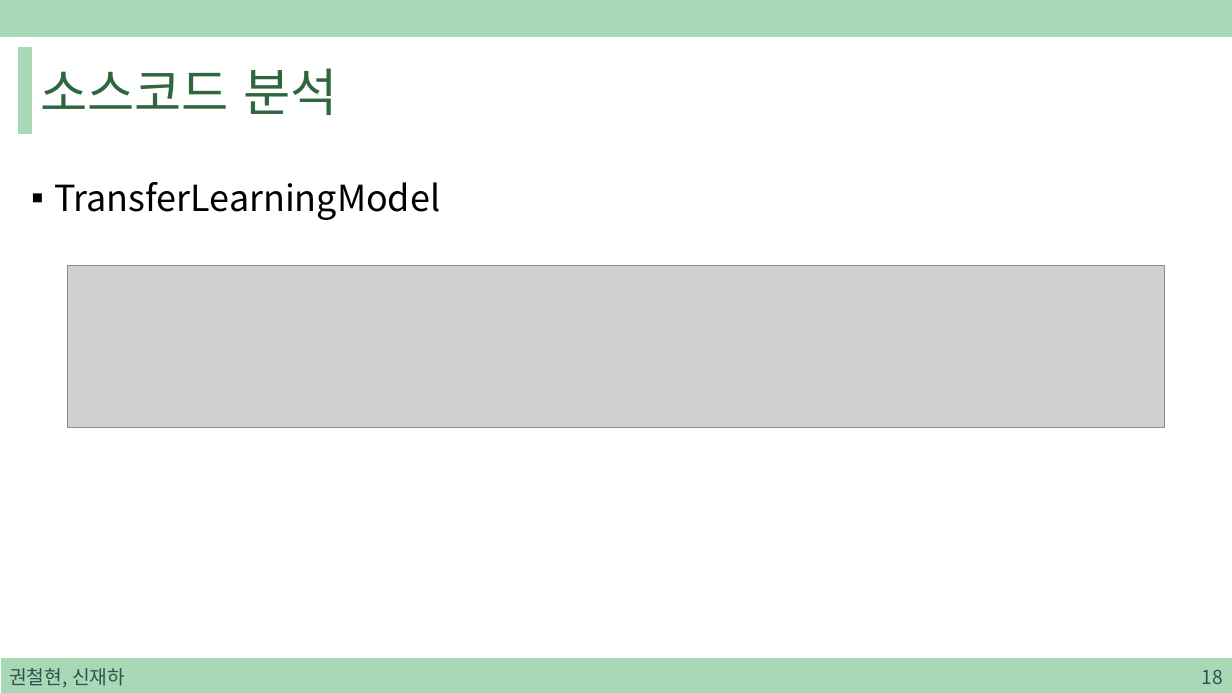
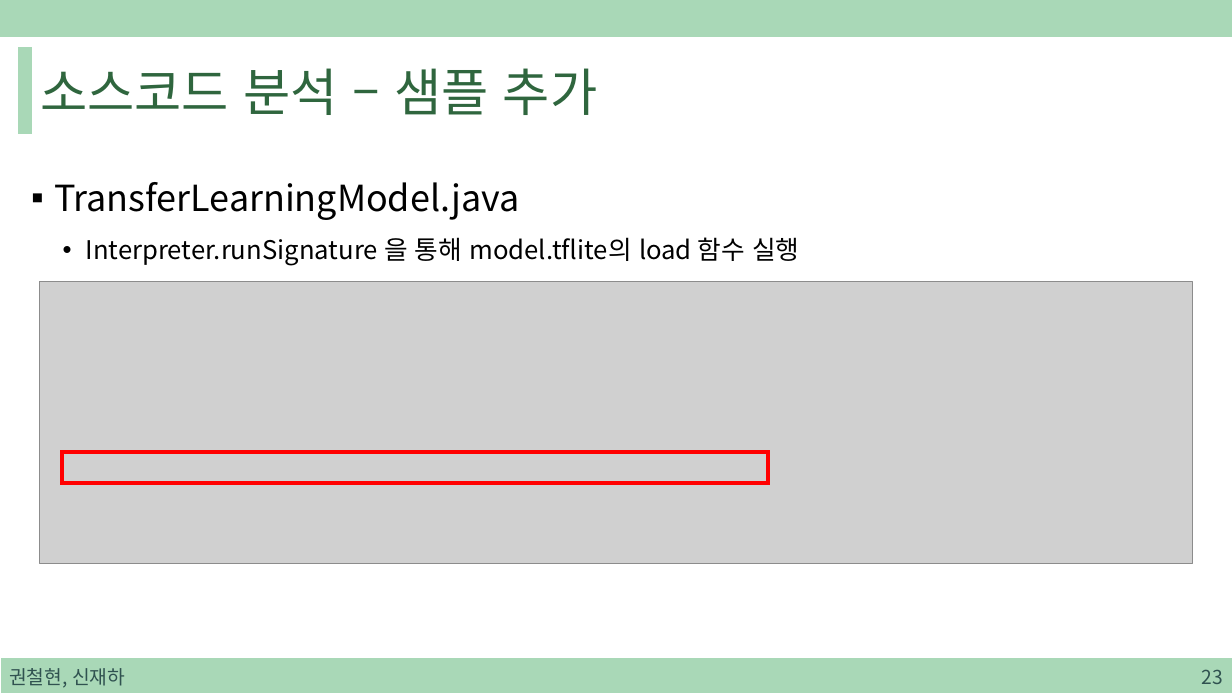
Before and after one commit to sjh4287/capston, a slide deck: slide 23 of 2022.01.21/On-Device Training.pptx (slide 18 before the commit). Drawn at 1232x693 pixels with LibreOffice and Linux fonts; fonts in the diff are those of the drawing; grey boxes stand for pictures. Boxes give left, top, right and bottom in pixels: in the first picture for what was removed or moved away, otherwise in the second. Text is boxed around its words. In the diff, an @@ line names an element or a change of style, - is before the commit and + after.

```diff
--- a/2022.01.21/On-Device Training.pptx
+++ b/2022.01.21/On-Device Training.pptx
@@ title at bbox=[41, 68, 597, 115]: text changed @@
-소스코드 분석
+소스코드 분석 – 샘플 추가
@@ text at bbox=[54, 182, 799, 266]: text changed; size 28 to 20 pt @@
-▪ TransferLearningModel
+▪ TransferLearningModel.java
+  • Interpreter.runSignature 을 통해 model.tflite의 load 함수 실행
@@ picture: place and size @@
-picture at bbox=[67, 266, 1165, 428]
+picture at bbox=[40, 282, 1192, 564]
@@ rectangle added at bbox=[62, 452, 769, 483], outline #FF0000 3 pt @@
@@ page number at bbox=[1201, 669, 1222, 684]: text changed @@
-18
+23
```
Also in this commit, not shown: 22 other slides changed, 8 slides removed.
